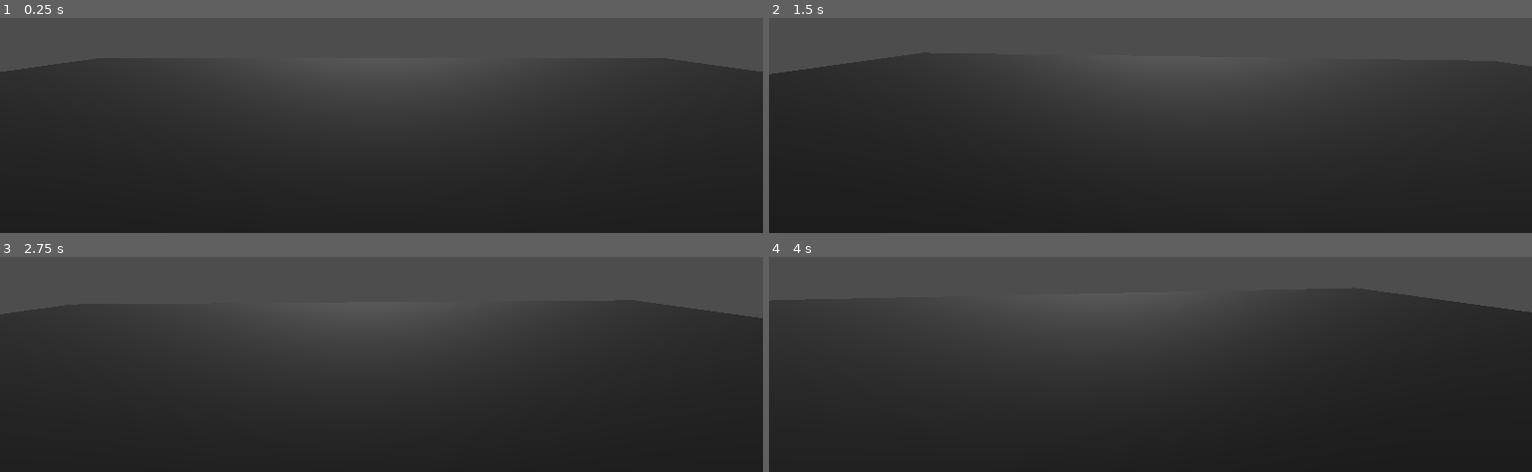
Above: before the commit, frames 1-4 (two rows, left to right).
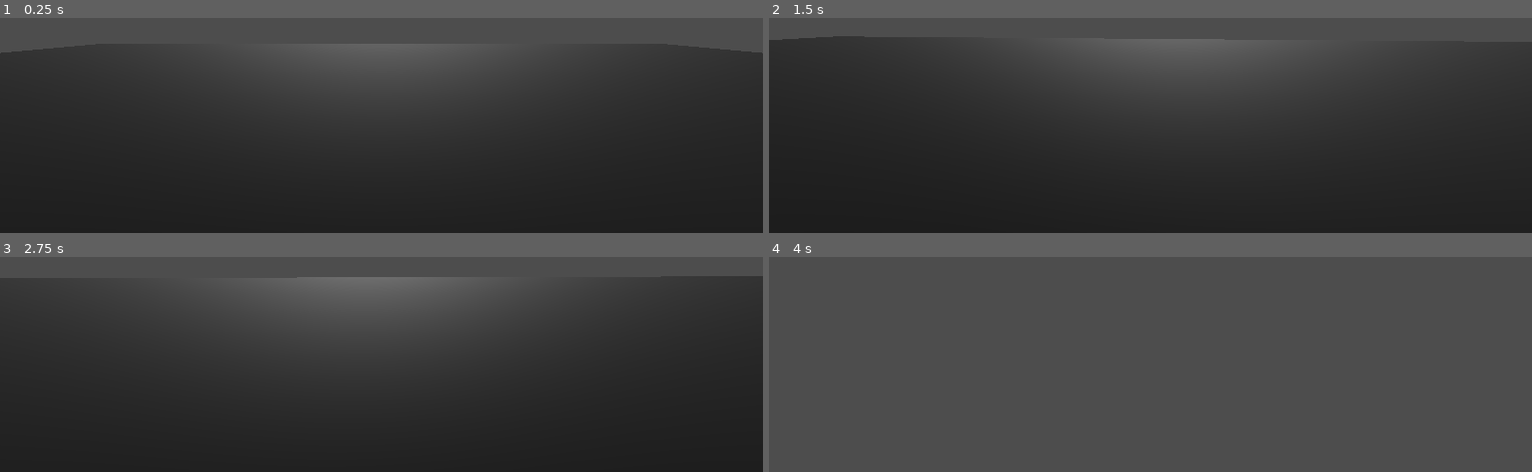
Above: after the commit, the same moments.

Repository: jcampbell7472/fps-project
Game: Godot game, scene res://main.tscn
Same seed, same stepped clock (60 frames per second), same inputs: the game is played once before the commit and once after it.
Inputs (mouse positions are in pixels of both pictures, inside the frame that each line leads up to):
- Up to frame 1 (0.25 s): no input
- Up to frame 2 (1.5 s): move the mouse to (outside the picture) at 0.52 s; hold W (move_forward, bound only after the commit) from 0.53 s (still down); tap Space (jump, bound only after the commit) at 0.6, 0.77, 1.07, 1.35 s; move the mouse to (1112, 20) at 1.27 s
- Up to frame 3 (2.75 s): keep holding W (move_forward, bound only after the commit); tap Space (jump, bound only after the commit) at 1.52, 1.82, 2.1 s; move the mouse to (outside the picture) at 2.02 s
- Up to frame 4 (4 s): keep holding W (move_forward, bound only after the commit); move the mouse to (1142, 263) at 2.77 s; tap Space (jump, bound only after the commit) at 2.85, 3.02, 3.32, 3.6, 3.77 s; move the mouse to (1203, 263) at 3.52 s

The runs differ from the first frame. In frame 1, 1.3% of the frame differs, in the area x 0-100%, y 14-25%; in frame 2, 2.0%; in frame 3, 2.4%; in frame 4, 64%, in the area x 0-100%, y 15-100%.

Commit message:
added basic player movement

Diff:
--- /dev/null
+++ b/player.gd
@@ -0,0 +1,46 @@
+extends CharacterBody3D
+
+# How fast the player moves in meters per second.
+@export var speed = 14
+# The downward acceleration when in the air, in meters per second squared.
+@export var fall_acceleration = 75
+# Vertical impulse applied to the character upon jumping in meters per second.
+@export var jump_impulse = 20
+
+var target_velocity = Vector3.ZERO
+
+func _physics_process(delta: float) -> void:
+	# We create a local variable to store the input direction.
+	var direction = Vector3.ZERO
+
+	# We check for each move input and update the direction accordingly.
+	if Input.is_action_pressed("move_right"):
+		direction.x += 1
+	if Input.is_action_pressed("move_left"):
+		direction.x -= 1
+	if Input.is_action_pressed("move_back"):
+		# Notice how we are working with the vector's x and z axes.
+		# In 3D, the XZ plane is the ground plane.
+		direction.z += 1
+	if Input.is_action_pressed("move_forward"):
+		direction.z -= 1
+
+	if direction != Vector3.ZERO:
+		direction = direction.normalized().rotated(Vector3.UP,$PlayerCamera.rotation.y)
+
+	# Ground Velocity
+	target_velocity.x = direction.x * speed
+	target_velocity.z = direction.z * speed
+
+	# Vertical Velocity
+	if not is_on_floor(): # If in the air, fall towards the floor. Literally gravity
+		target_velocity.y = target_velocity.y - (fall_acceleration * delta)
+
+	# Moving the Character
+	velocity = target_velocity
+
+	# Jumping.
+	if is_on_floor() and Input.is_action_just_pressed("jump"):
+		target_velocity.y = jump_impulse
+
+	move_and_slide()
--- a/player.tscn
+++ b/player.tscn
@@ -1,10 +1,12 @@
 [gd_scene format=3 uid="uid://dtm2r6n1b7m6x"]
 
 [ext_resource type="Script" uid="uid://ctvf3fu3gmpf1" path="res://player_camera.gd" id="1_4flbx"]
+[ext_resource type="Script" uid="uid://df76yojjrfyut" path="res://player.gd" id="1_onrkg"]
 
 [sub_resource type="CapsuleShape3D" id="CapsuleShape3D_onrkg"]
 
 [node name="Player" type="CharacterBody3D" unique_id=1548439962]
+script = ExtResource("1_onrkg")
 
 [node name="CollisionShape3D" type="CollisionShape3D" parent="." unique_id=1880180869]
 shape = SubResource("CapsuleShape3D_onrkg")
--- a/project.godot
+++ b/project.godot
@@ -15,6 +15,34 @@
 config/features=PackedStringArray("4.6", "Forward Plus")
 config/icon="res://icon.svg"
 
+[input]
+
+move_right={
+"deadzone": 0.2,
+"events": [Object(InputEventKey,"resource_local_to_scene":false,"resource_name":"","device":-1,"window_id":0,"alt_pressed":false,"shift_pressed":false,"ctrl_pressed":false,"meta_pressed":false,"pressed":false,"keycode":0,"physical_keycode":68,"key_label":0,"unicode":100,"location":0,"echo":false,"script":null)
+]
+}
+move_left={
+"deadzone": 0.2,
+"events": [Object(InputEventKey,"resource_local_to_scene":false,"resource_name":"","device":-1,"window_id":0,"alt_pressed":false,"shift_pressed":false,"ctrl_pressed":false,"meta_pressed":false,"pressed":false,"keycode":0,"physical_keycode":65,"key_label":0,"unicode":97,"location":0,"echo":false,"script":null)
+]
+}
+move_forward={
+"deadzone": 0.2,
+"events": [Object(InputEventKey,"resource_local_to_scene":false,"resource_name":"","device":-1,"window_id":0,"alt_pressed":false,"shift_pressed":false,"ctrl_pressed":false,"meta_pressed":false,"pressed":false,"keycode":0,"physical_keycode":87,"key_label":0,"unicode":119,"location":0,"echo":false,"script":null)
+]
+}
+move_back={
+"deadzone": 0.2,
+"events": [Object(InputEventKey,"resource_local_to_scene":false,"resource_name":"","device":-1,"window_id":0,"alt_pressed":false,"shift_pressed":false,"ctrl_pressed":false,"meta_pressed":false,"pressed":false,"keycode":0,"physical_keycode":83,"key_label":0,"unicode":115,"location":0,"echo":false,"script":null)
+]
+}
+jump={
+"deadzone": 0.2,
+"events": [Object(InputEventKey,"resource_local_to_scene":false,"resource_name":"","device":-1,"window_id":0,"alt_pressed":false,"shift_pressed":false,"ctrl_pressed":false,"meta_pressed":false,"pressed":false,"keycode":0,"physical_keycode":32,"key_label":0,"unicode":32,"location":0,"echo":false,"script":null)
+]
+}
+
 [physics]
 
 3d/physics_engine="Jolt Physics"
Not shown, added: player.gd.uid
